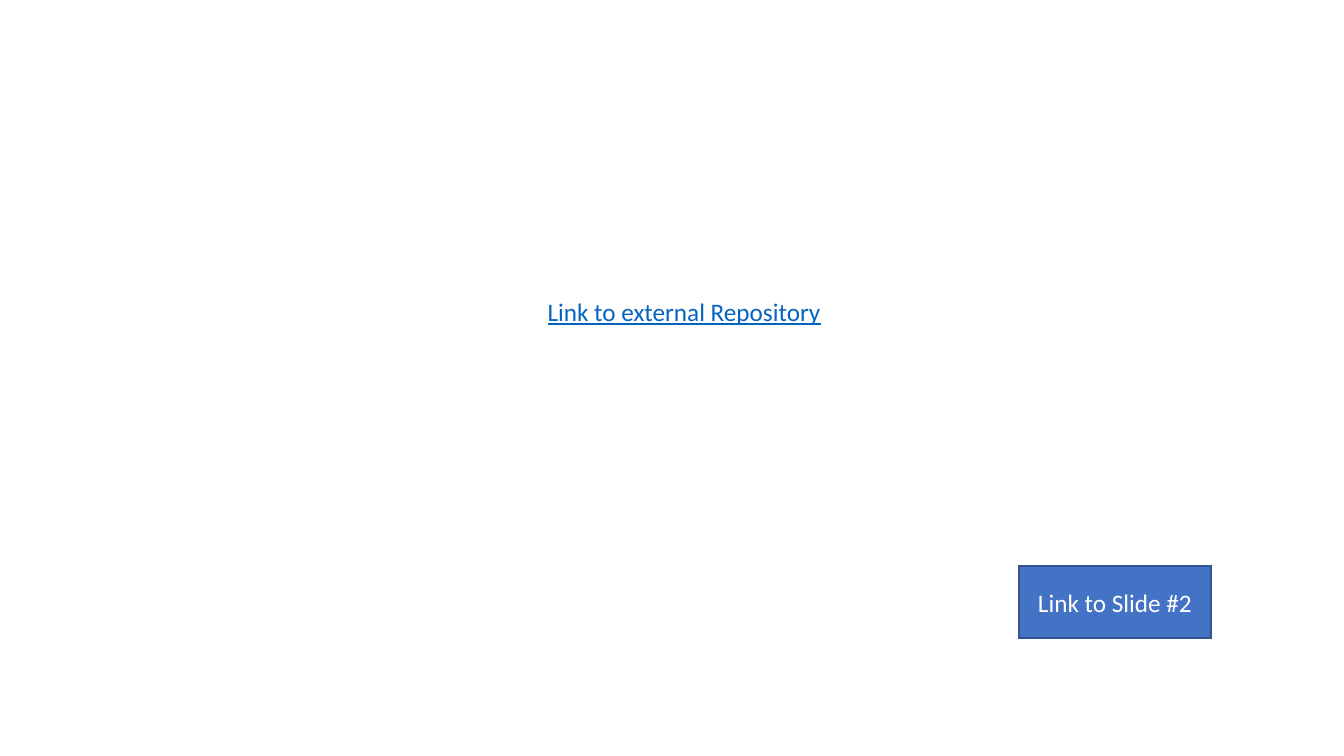
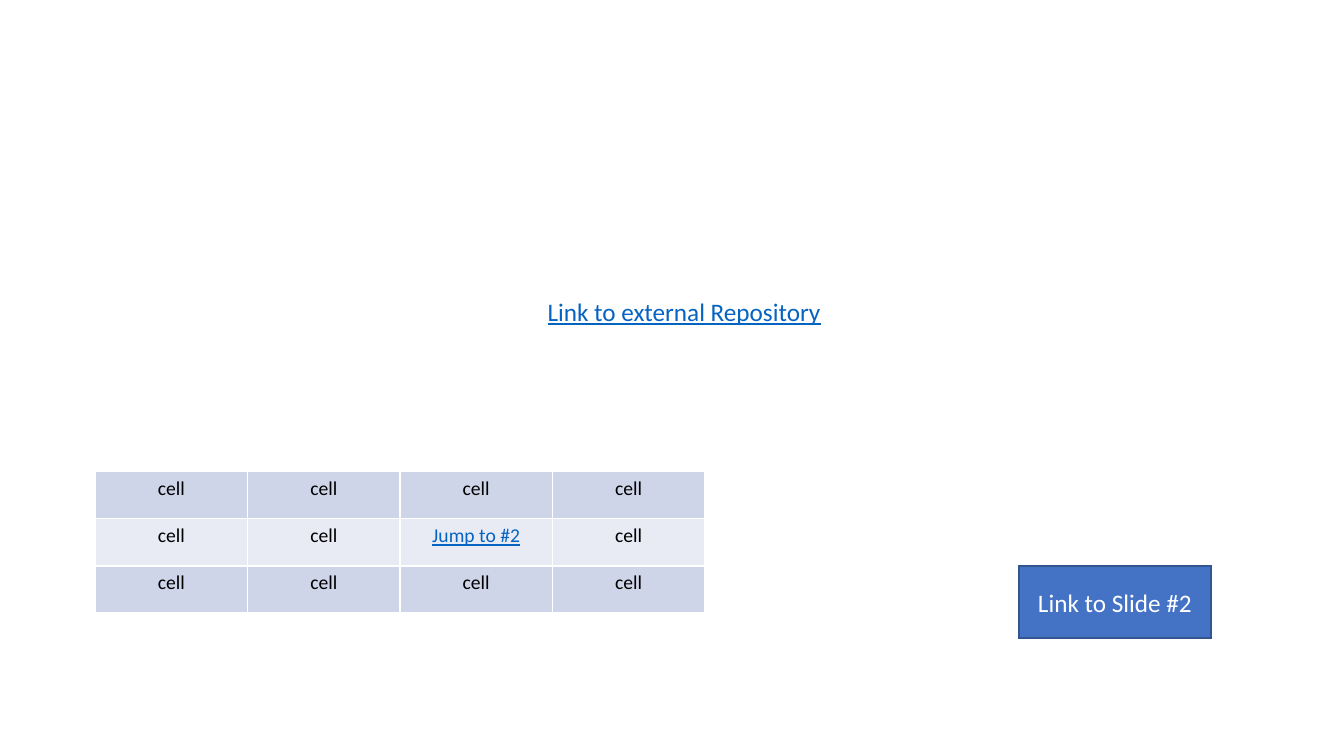
Before and after one commit to singerla/pptx-automizer, a slide deck: slide 1 of __tests__/pptx-templates/SlideWithLink.pptx. Drawn at 1344x756 pixels with LibreOffice and Linux fonts; fonts in the diff are those of the drawing. Boxes give left, top, right and bottom in pixels: in the first picture for what was removed or moved away, otherwise in the second. Text is boxed around its words. In the diff, an @@ line names an element or a change of style, - is before the commit and + after.

```diff
--- a/__tests__/pptx-templates/SlideWithLink.pptx
+++ b/__tests__/pptx-templates/SlideWithLink.pptx
@@ table added at <box>95,472,704,613</box>, 3 rows, 4 columns @@
+cell | cell | cell | cell
+cell | cell | Jump to #2 | cell
+cell | cell | cell | cell
```
Also in this commit, not shown: 1 other file.
